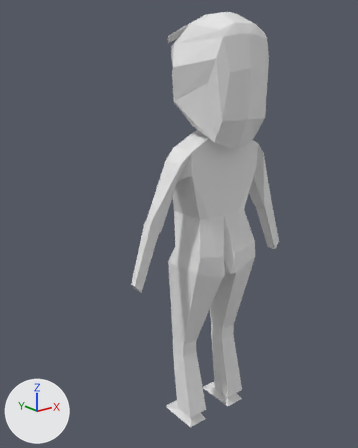
Renders of the Blender file assets/models/creatures/humanoid.blend from each side of a commit.
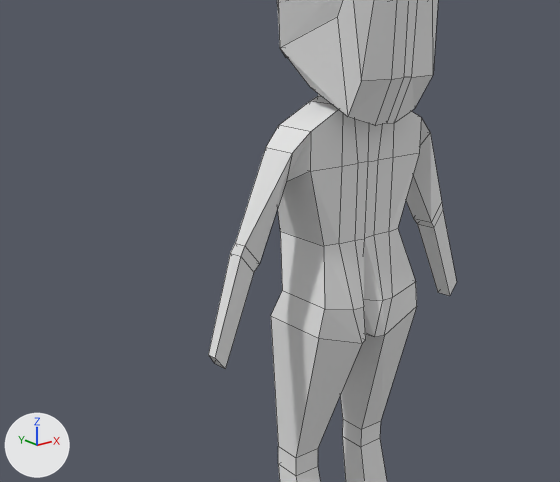
Each version appears first whole from a 50 mm camera at (-0.414, -0.468, 0.467) aimed at (0.073, 0.141, 0.224), and next in a close-up on the part from 2% to 95% of the width and 16% to 80% of the height. The lights are fixed; the arrows at lower left show +X, +Y and +Z. The close-ups show mesh edges as thin lines.

Names of what the first close-up shows: 'arms', 'hair', 'legs', 'torso'.
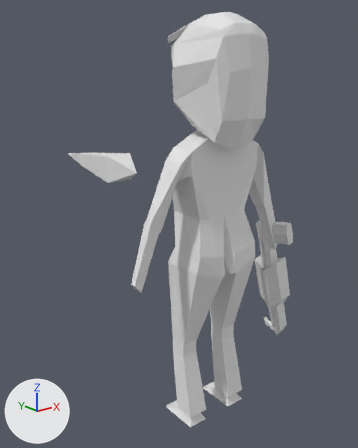
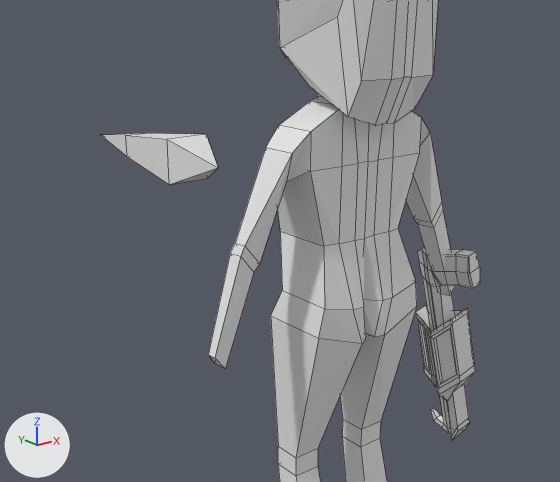
Boxes (x1, y1, x2, y2) around the edits, measured in the close-ups (560 x 482 px):
```json
{"object": "plasmarifle", "change": "added", "after": [415, 248, 480, 440]}
{"object": "muzzle", "change": "added", "after": [101, 133, 218, 184]}
```

Scene script edits in JSON lines:
```json
{"op": "add", "block": "me_cube", "code": ["me_cube = bpy.data.meshes.new('Cube')", "me_cube.from_pydata([(-0.024, -0.063, -0.024), (-0.012, 0.047, -0.012), (-0.012, 0.047, 0.012), (0.024, -0.063, -0.024), (0.024, -0.063, 0.024), (0.012, 0.047, -0.012), (0.012, 0.047, 0.012), (-0.024, -0.063, 0.024), (0.0, 0.137, 0.0), (0.0, -0.119, 0.0)], [], [(0, 7, 2, 1), (6, 5, 8), (0, 3, 9), (6, 2, 7, 4), (1, 5, 3, 0), (5, 6, 4, 3), (5, 1, 8), (2, 6, 8), (1, 2, 8), (4, 7, 9), (3, 4, 9), (7, 0, 9)])"]}
{"op": "add", "block": "me_cube_007", "code": ["me_cube_007 = bpy.data.meshes.new('Cube.007')", "me_cube_007.from_pydata(...)  # 188 vertices, 186 faces; spans x -3.43..0.82, y -0.68..0.86, z -0.43..0.43"]}
{"op": "add", "block": "ob_muzzle", "code": ["ob_muzzle = bpy.data.objects.new('muzzle', me_cube)", "ob_muzzle.location = (0.041, 0.331, 0.301)"]}
{"op": "add", "block": "ob_plasmarifle", "code": ["ob_plasmarifle = bpy.data.objects.new('plasmarifle', me_cube_007)", "ob_plasmarifle.location = (0.121, -0.019, 0.223)", "ob_plasmarifle.rotation_euler = (0.0, -1.827, 0.0)  # degrees (0, -105, 0)", "ob_plasmarifle.scale = (0.05, 0.05, 0.05)"]}
```
